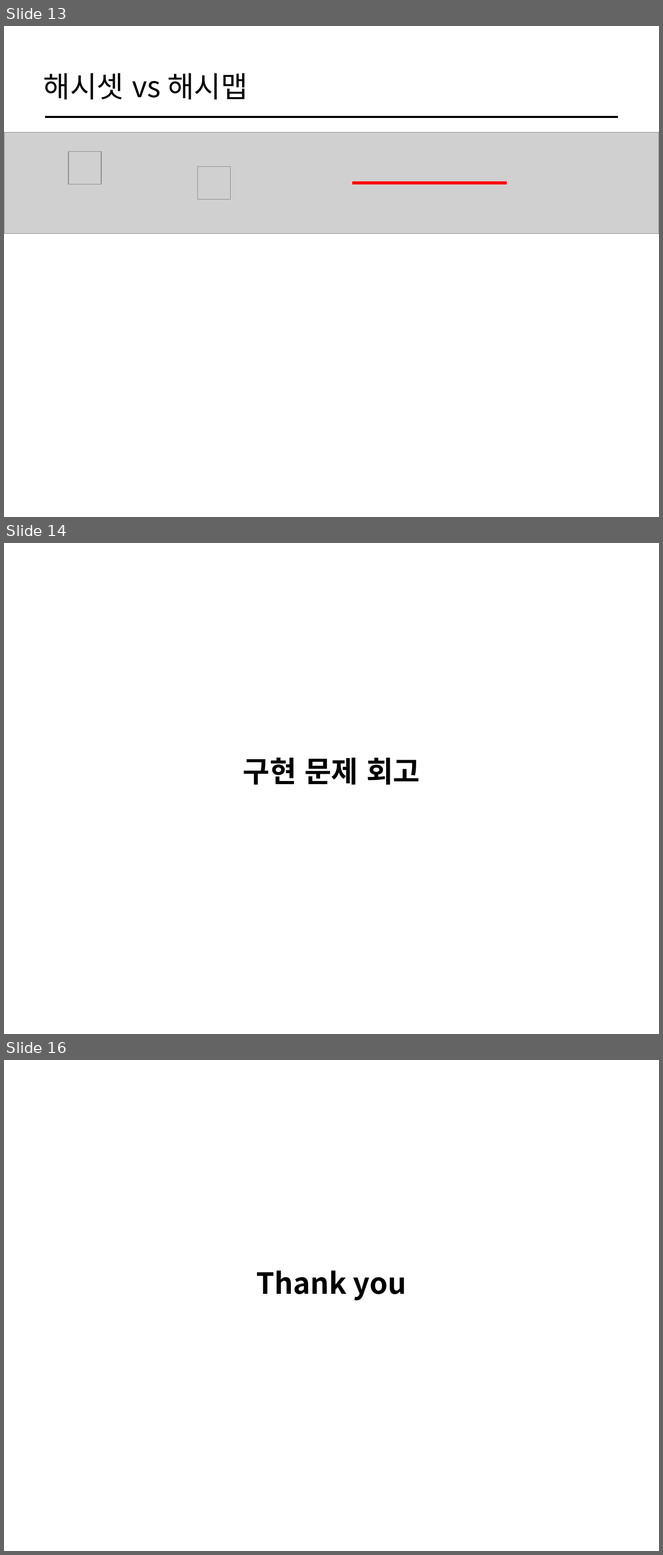
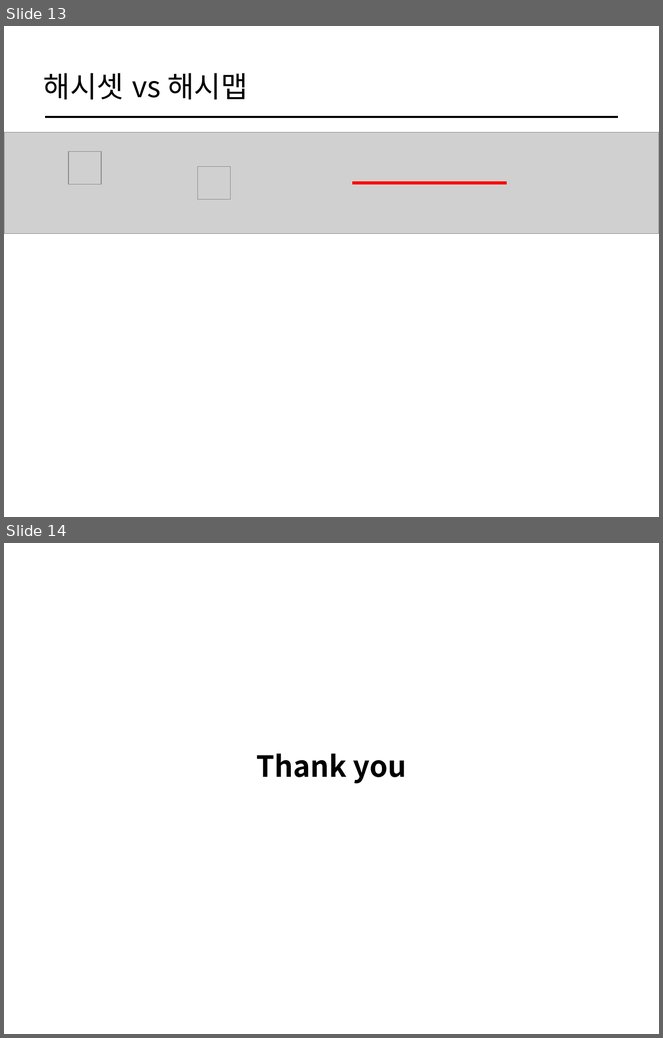
Before and after one commit to cs-study-org/algorithm-study, a slide deck: 06/yongki/HashTable.pptx. Shown one above the other, each under a label of ours: slides 13, 14 and 16 before the commit, slides 13 and 14 after it; the slides between them are not shown. The pictures are 663x1555 and 663x1038 pixels, drawn with LibreOffice and Linux fonts; fonts in the diff are those of the drawing; grey boxes stand for pictures. Boxes give left, top, right and bottom in pixels: in the first picture for what was removed or moved away, otherwise in the second. Text is boxed around its words. In the diff, an @@ line names an element or a change of style, - is before the commit and + after.

```diff
--- a/06/yongki/HashTable.pptx
+++ b/06/yongki/HashTable.pptx
@@ slide 14 removed at box(4, 543, 659, 1034), background #FFFFFF @@
@@ text removed at box(243, 758, 420, 785) @@
-구현 문제 회고
@@ what was slide 16 is now slide 14 @@
```
Also in this commit, not shown: 1 slide changed, 1 other slide removed, 1 other file.
